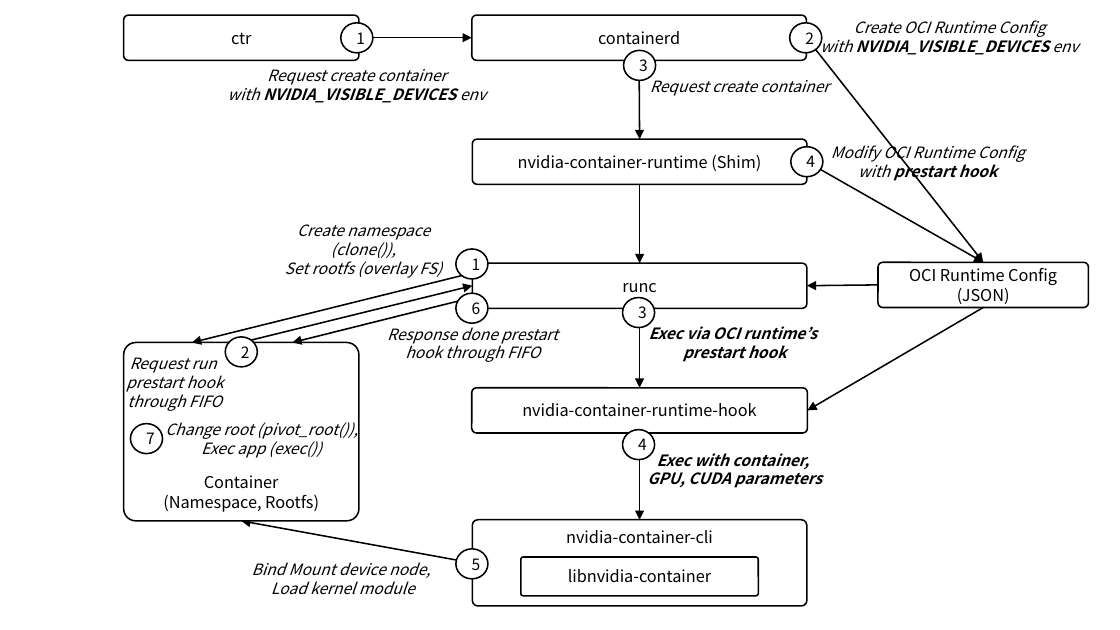
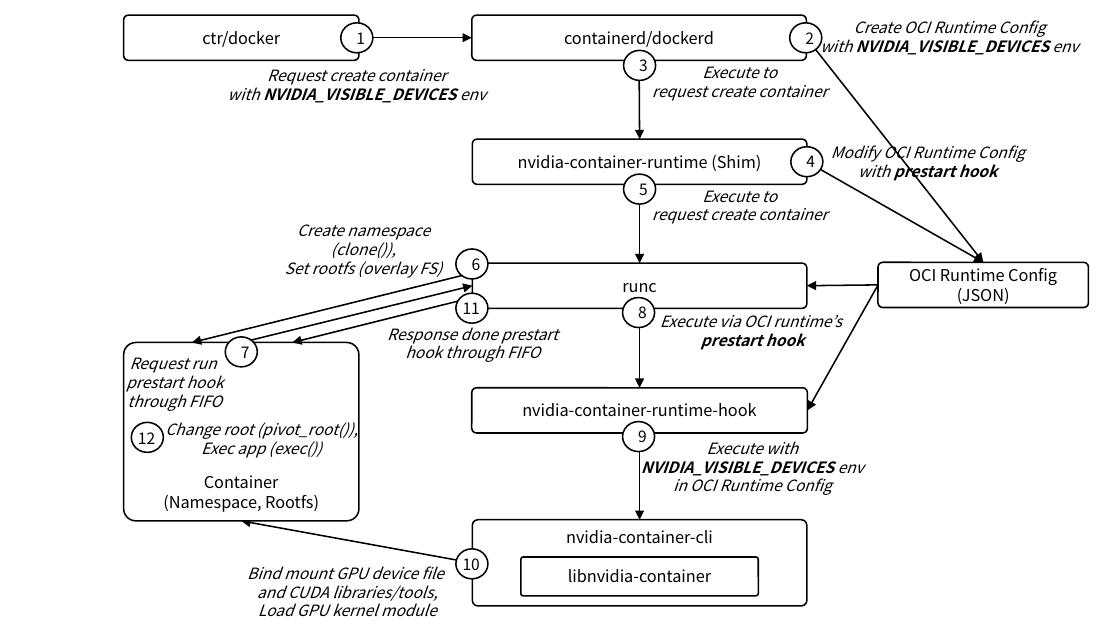
Before and after one commit to ssup2/blog-software, a slide deck: slide 2 of content/docs/theory-analysis/container-nvidia-gpu/images/images.pptx. Drawn at 1120x630 pixels with LibreOffice and Linux fonts; fonts in the diff are those of the drawing. Boxes give left, top, right and bottom in pixels: in the first picture for what was removed or moved away, otherwise in the second. Text is boxed around its words. In the diff, an @@ line names an element or a change of style, - is before the commit and + after.

Commit message:
update

```diff
--- a/content/docs/theory-analysis/container-nvidia-gpu/images/images.pptx
+++ b/content/docs/theory-analysis/container-nvidia-gpu/images/images.pptx
@@ text in rounded rectangle at (202, 31, 280, 47): text changed @@
-ctr
+ctr/docker
@@ text in rounded rectangle at (564, 31, 714, 47): text changed @@
-containerd
+containerd/dockerd
@@ text "Execute to": place and size @@
-text "Execute to" at (620, 64, 860, 108)
+text "Execute to" at (652, 66, 827, 101)
@@ text at (652, 66, 827, 101): text changed @@
-Request create container
+Execute to
+request create container
@@ ellipse added at (624, 174, 656, 204), fill #FFFFFF, outline #000000 1 pt, 10 pt, text #000000 @@
+5
@@ text added at (652, 190, 827, 224), 10 pt, text #000000, italic @@
+Execute to
+request create container
@@ ellipse "6": place and size @@
-ellipse "6" at (456, 293, 488, 324)
+ellipse "6" at (456, 249, 488, 279)
@@ ellipse removed at (456, 249, 488, 279) @@
-1
@@ rounded rectangle added at (450, 293, 492, 324), 10 pt, text #000000 @@
+11
@@ ellipse added at (456, 293, 488, 324), fill #FFFFFF, outline #000000 1 pt @@
@@ arrow moved from (983, 308) - (808, 410) to (878, 284) - (808, 410) @@
@@ text "Execute via OCI runtime’s": place and size @@
-text "Execute via OCI runtime’s" at (649, 322, 817, 362)
+text "Execute via OCI runtime’s" at (660, 315, 842, 350)
@@ text in ellipse at (638, 306, 647, 319): text changed @@
-3
+8
@@ text at (660, 315, 842, 327): text changed; bold off @@
-Exec via OCI runtime’s
+Execute via OCI runtime’s
@@ text in ellipse at (241, 346, 250, 358): text changed @@
-2
+7
@@ ellipse removed at (130, 423, 162, 454) @@
-7
@@ ellipse added at (131, 422, 164, 452), fill #FFFFFF, outline #000000 1 pt @@
@@ text added at (138, 432, 155, 449), 10 pt, text #000000 @@
+12
@@ ellipse "9": place and size @@
-ellipse "9" at (623, 430, 655, 460)
+ellipse "9" at (623, 421, 655, 451)
@@ text in ellipse at (638, 430, 647, 442): text changed @@
-4
+9
@@ text at (641, 441, 864, 495): text changed; bold off @@
-Exec with container,
-GPU, CUDA parameters
+Execute with NVIDIA_VISIBLE_DEVICES env
+in OCI Runtime Config
@@ rounded rectangle "Bind mount GPU device file ...": place and size @@
-rounded rectangle "Bind mount GPU device file ..." at (252, 562, 430, 595)
+rounded rectangle "Bind mount GPU device file ..." at (220, 564, 476, 619)
@@ text in rounded rectangle at (247, 566, 444, 617): text changed @@
-Bind Mount device node,
-Load kernel module
+Bind mount GPU device file
+and CUDA libraries/tools,
+Load GPU kernel module
@@ text added at (463, 558, 480, 570), 10 pt, text #000000 @@
+10
@@ text in ellipse at (472, 558, 481, 570): text removed @@
-5
```
Also in this commit, not shown: 1 slide added.
